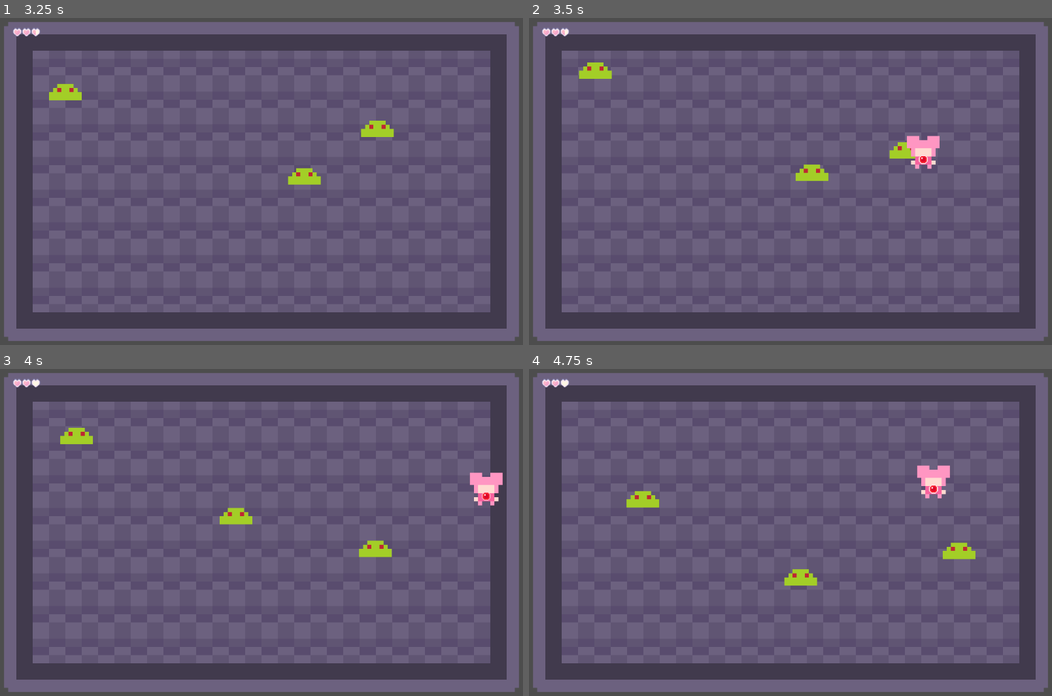
Above: before the commit, frames 1-4 (two rows, left to right).
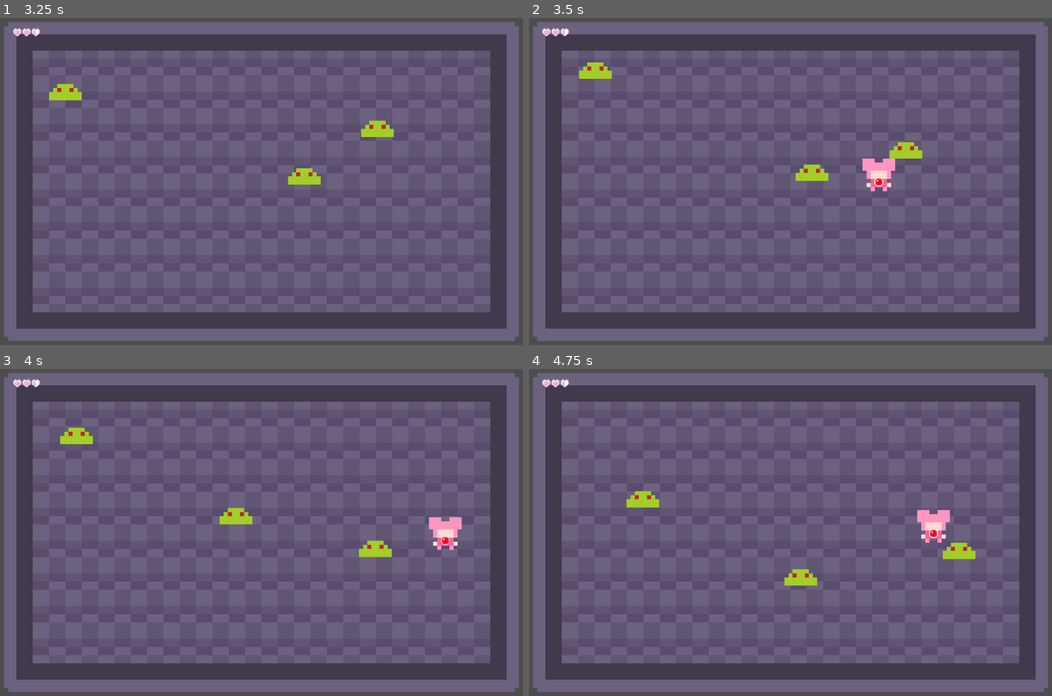
Above: after the commit, the same moments.

Repository: MagicalMegaDev/Magical-Persona-Repo
Game: Godot game, scene res://Assets/Scenes/main.tscn
Same seed, same stepped clock (60 frames per second), same inputs: the game is played once before the commit and once after it.
Inputs:
- Up to frame 1 (3.25 s): tap Enter at 0.5 s; hold D (move_right) 0.53-2.03 s; tap Space (speed) every 0.75 s from 0.6 to 2.85 s; tap W (move_up) at 0.77, 1.52, 3.02 s; hold A (move_left) 2.03-2.78 s; hold D (move_right) from 2.78 s (still down)
- Up to frame 2 (3.5 s): keep holding D (move_right)
- Up to frame 3 (4 s): keep holding D (move_right); tap Space (speed) at 3.6 s; tap W (move_up) at 3.77 s
- Up to frame 4 (4.75 s): release D (move_right) at 4.28 s; hold A (move_left) from 4.28 s (still down); tap Space (speed) at 4.35 s; tap W (move_up) at 4.52 s

Frame 1 is identical in both runs. In frame 2, 0.9% of the frame differs, in the area x 63-79%, y 36-53%; in frame 3, 1.0%; in frame 4, 1.0%, in the area x 6-81%, y 3-54%.

Commit message:
Projectile Resources in place. Hurt Box self-connecting
Green Slime in testing room isn't taking damage. Figure out why.

Diff:
--- a/Assets/Resources/ProjectileAttackStats.gd
+++ b/Assets/Resources/ProjectileAttackStats.gd
@@ -1,3 +1,4 @@
 class_name ProjectileAttackStats extends AttackStats
 
+@export var speed := 200 #Projectile Speed
 @export var spectral := false #Can this Projectile pass through the enviornment
--- /dev/null
+++ b/Assets/Resources/ProjectileStats/PlayerBullet.tres
@@ -0,0 +1,12 @@
+[gd_resource type="Resource" script_class="ProjectileAttackStats" load_steps=2 format=3 uid="uid://c4ivjx2431fr7"]
+
+[ext_resource type="Script" uid="uid://bo0dverkonuys" path="res://Assets/Resources/ProjectileAttackStats.gd" id="1_4rajt"]
+
+[resource]
+script = ExtResource("1_4rajt")
+speed = 500
+spectral = false
+damage = 1
+knockback = false
+force = 50
+metadata/_custom_type_script = "uid://bo0dverkonuys"
--- a/Assets/Scenes/Characters/Enemies/Placeholder/Slime/GreenSlime.tscn
+++ b/Assets/Scenes/Characters/Enemies/Placeholder/Slime/GreenSlime.tscn
@@ -61,7 +61,7 @@
 &"hurt": SubResource("Animation_fhjy0")
 }
 
-[node name="Enemy" type="CharacterBody2D" groups=["Enemies"]]
+[node name="GreenSlime" type="CharacterBody2D" groups=["Enemies"]]
 collision_layer = 16
 collision_mask = 19
 script = ExtResource("1_gihwq")
@@ -81,10 +81,11 @@
 scale = Vector2(0.75, 0.75)
 shape = SubResource("RectangleShape2D_5w1ox")
 
-[node name="HurtBox" type="Area2D" parent="." groups=["Enemies"]]
+[node name="HurtBox" type="Area2D" parent="." node_paths=PackedStringArray("my_owner") groups=["Enemies"]]
 collision_layer = 64
 collision_mask = 22
 script = ExtResource("4_tsukm")
+my_owner = NodePath("..")
 
 [node name="HurtBoxShape" type="CollisionShape2D" parent="HurtBox"]
 modulate = Color(1, 0, 0, 1)
--- a/Assets/Scenes/Characters/Players/TestCharacter.tscn
+++ b/Assets/Scenes/Characters/Players/TestCharacter.tscn
@@ -125,10 +125,11 @@
 }
 autoplay = "PlayerGem"
 
-[node name="HurtBox" type="Area2D" parent="Sprite/PlayerHurtBox" groups=["Players"]]
+[node name="HurtBox" type="Area2D" parent="Sprite/PlayerHurtBox" node_paths=PackedStringArray("my_owner") groups=["Players"]]
 collision_layer = 32
 collision_mask = 3332
 script = ExtResource("9_fkrlc")
+my_owner = NodePath("../../..")
 
 [node name="CollisionShape2D" type="CollisionShape2D" parent="Sprite/PlayerHurtBox/HurtBox"]
 position = Vector2(0, 14)
@@ -192,6 +193,5 @@
 [connection signal="i_frames_started" from="Health" to="KnockbackController" method="_on_knockback_disabled"]
 [connection signal="direction_calculated" from="PlayerInputController" to="PlayerStateMachine/Controlled" method="_on_movement_input"]
 [connection signal="shoot" from="PlayerInputController" to="PlayerStateMachine/Controlled" method="_on_shooting_input"]
-[connection signal="apply_knockback" from="KnockbackController" to="MovementHandler" method="_on_knockback"]
 [connection signal="movement_direction_set" from="PlayerStateMachine/Controlled" to="MovementHandler" method="_on_direction_calculated"]
 [connection signal="shooting_direction_set" from="PlayerStateMachine/Controlled" to="Gun" method="_on_shoot"]
--- a/Assets/Scenes/Projectiles/PlayerBullet.tscn
+++ b/Assets/Scenes/Projectiles/PlayerBullet.tscn
@@ -1,18 +1,20 @@
-[gd_scene load_steps=6 format=3 uid="uid://c77b5g33e4bb4"]
+[gd_scene load_steps=7 format=3 uid="uid://c77b5g33e4bb4"]
 
 [ext_resource type="Script" uid="uid://bwpvfrbdivssx" path="res://Assets/Scripts/Components/Projectiles/BaseBullet.gd" id="1_kiwiv"]
 [ext_resource type="Texture2D" uid="uid://4m54u3g5ewjl" path="res://Assets/Art/Placeholder/playerbullet.png" id="1_mgv1u"]
+[ext_resource type="Resource" uid="uid://c4ivjx2431fr7" path="res://Assets/Resources/ProjectileStats/PlayerBullet.tres" id="2_58g8j"]
 [ext_resource type="Resource" uid="uid://bwyd1dmu5mhmn" path="res://Assets/Scripts/Components/Projectiles/PathingBehaviors/StraightShot.tres" id="2_a6iwo"]
 [ext_resource type="Script" uid="uid://dsfewmgvi7xo2" path="res://Assets/Scripts/Components/Projectiles/ProjectileMovementHandler.gd" id="3_a6iwo"]
 
 [sub_resource type="CircleShape2D" id="CircleShape2D_mgv1u"]
 radius = 283.06
 
-[node name="Bullet" type="Area2D"]
+[node name="PlayerBullet" type="Area2D"]
 scale = Vector2(0.05, 0.05)
 collision_layer = 1024
 collision_mask = 99
 script = ExtResource("1_kiwiv")
+base_stats = ExtResource("2_58g8j")
 movement_behavior = ExtResource("2_a6iwo")
 
 [node name="Sprite2D" type="Sprite2D" parent="."]
--- a/Assets/Scenes/Rooms/TestingRoom.tscn
+++ b/Assets/Scenes/Rooms/TestingRoom.tscn
@@ -14,6 +14,6 @@
 position = Vector2(500, 422)
 scale = Vector2(1.0042, 1.00341)
 
-[node name="Enemy" parent="." instance=ExtResource("3_xh5he")]
-position = Vector2(499, 259)
+[node name="GreenSlime" parent="." instance=ExtResource("3_xh5he")]
+position = Vector2(492, 264)
 stats = ExtResource("4_xh5he")
--- a/Assets/Scripts/Components/Controllers/KnockbackController.gd
+++ b/Assets/Scripts/Components/Controllers/KnockbackController.gd
@@ -12,7 +12,7 @@
 	var ratio = stats.force/weight
 	var delta = get_physics_process_delta_time()
 	var direction = (global_position - attacker_posistion).normalized()
-	var knockback = direction * stats.force * delta
+	var knockback = direction * GameManager.BASE_KNOCKBACK_STRENGTH * ratio
 	apply_knockback.emit(knockback)
 
 func _on_knockback_enabled():
--- a/Assets/Scripts/Components/Handlers/Health/PlayerHealthHandler.gd
+++ b/Assets/Scripts/Components/Handlers/Health/PlayerHealthHandler.gd
@@ -36,7 +36,6 @@
 
 func _on_take_damage(stats:AttackStats, attacker_position:Vector2):
 	if(!i_frames):
-		print("Player Health Handler: Taking Damage")
 		super(stats, attacker_position)
 		i_frames = true
 		i_frames_timer.start()
--- a/Assets/Scripts/Components/HurtBox.gd
+++ b/Assets/Scripts/Components/HurtBox.gd
@@ -1,6 +1,15 @@
 class_name HurtBox extends Area2D
 
+@export var my_owner:Node2D
+var damage_tracker := true #Does this hurt box trigger damage? This is so that I can have it hook itself up dynamically.
 signal contacted(stats:AttackStats, position:Vector2)
 
+func _ready():
+	assert(my_owner, "%s hurt box doesn't have an owner assigned!" % get_parent().name)
+	if(my_owner is BaseCharacter):
+		if(my_owner.health_handler):
+			contacted.connect(my_owner.health_handler._on_take_damage)
+		if(my_owner.knockback_controller):
+			contacted.connect(my_owner.knockback_controller.calculate_knockback)
 func _on_hit(stats:AttackStats, position):
 	contacted.emit(stats, position)
--- a/Assets/Scripts/Components/Projectiles/BaseBullet.gd
+++ b/Assets/Scripts/Components/Projectiles/BaseBullet.gd
@@ -3,9 +3,11 @@
 var direction = Vector2.ZERO
 #region stats
 #All default values are placeholders
-@export var base_speed:int = 700
+@export var base_stats:ProjectileAttackStats
+var updated_stats:ProjectileAttackStats
+var base_speed := 0
+var base_damage := 0.0
 var speed:int = 0
-@export var base_damage:float = 1
 var damage:float = 0
 #endregion
 
@@ -22,11 +24,13 @@
 var status_effects = {} #Dictionary of potential status effects to inflict
 
 func _ready():
+	updated_stats = ProjectileAttackStats.new()
+	assert(base_stats, "%s has no stats attached!" % name)
+	assert(movement_behavior, "%s has no movement behavior attached!" % name)
+	updated_stats.damage = GameManager.add_mods(base_stats.damage, damage_mods)
+	updated_stats.speed = GameManager.add_mods(base_stats.speed, speed_mods)
 	movement_behavior = movement_behavior.duplicate()
 	movement_behavior.my_bullet = self
-	speed = GameManager.add_mods(base_speed, speed_mods)
-	damage = GameManager.add_mods(base_damage, damage_mods)
-
 
 func _process(delta):
 	pass
@@ -54,6 +58,6 @@
 				if(area.has_method("_on_take_damage")):
 					area._on_take_damage(damage)
 				elif(area.has_method("_on_hit")):
-					area._on_hit(damage, global_position)
+					area._on_hit(updated_stats, global_position)
 			queue_free()
 			return
--- a/Assets/Scripts/Components/Projectiles/PathingBehaviors/StraightShot.gd
+++ b/Assets/Scripts/Components/Projectiles/PathingBehaviors/StraightShot.gd
@@ -1,4 +1,4 @@
 class_name StraightShot extends BulletMovementBehavior
 
 func move(delta):
-	my_bullet.position += my_bullet.direction * my_bullet.speed * delta
+	my_bullet.position += my_bullet.direction * my_bullet.updated_stats.speed * delta
--- a/Assets/Scripts/Globals/game_manager.gd
+++ b/Assets/Scripts/Globals/game_manager.gd
@@ -1,6 +1,6 @@
 extends Node
 
-const BASE_KNOCKBACK_STRENGTH := 200.0 #the baseline of all knockback
+const BASE_KNOCKBACK_STRENGTH := 100.0 #the baseline of all knockback
 
 
 #get_all_children(node, arr:=[]):
